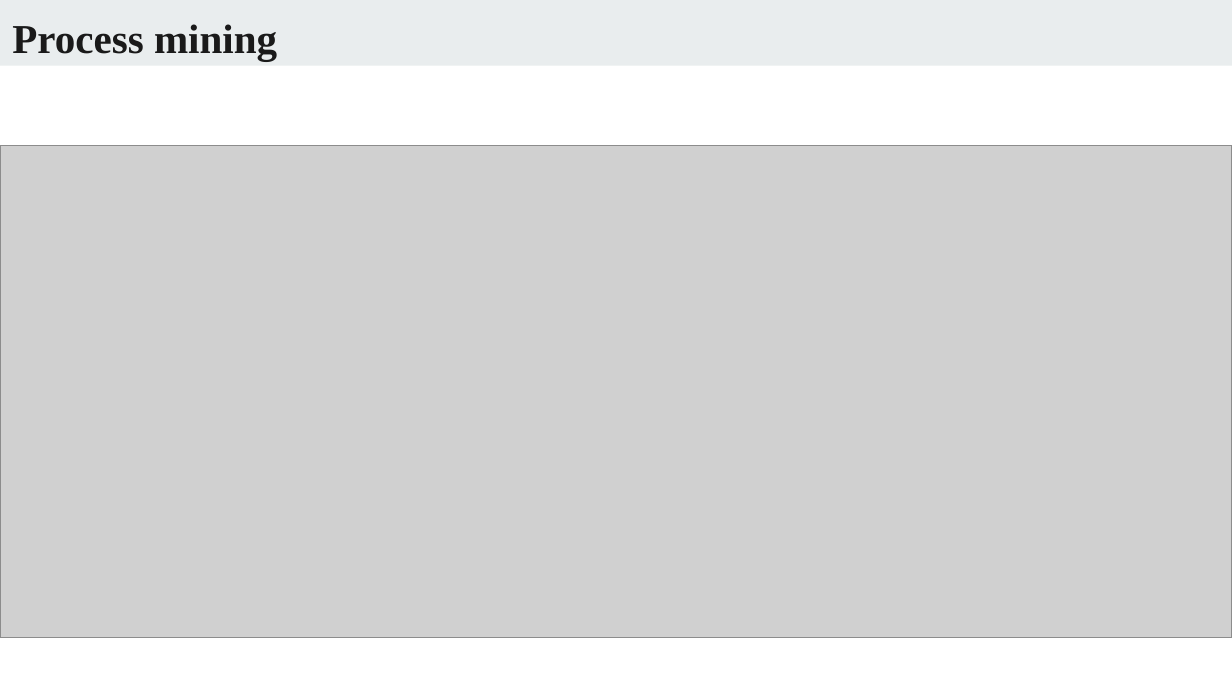
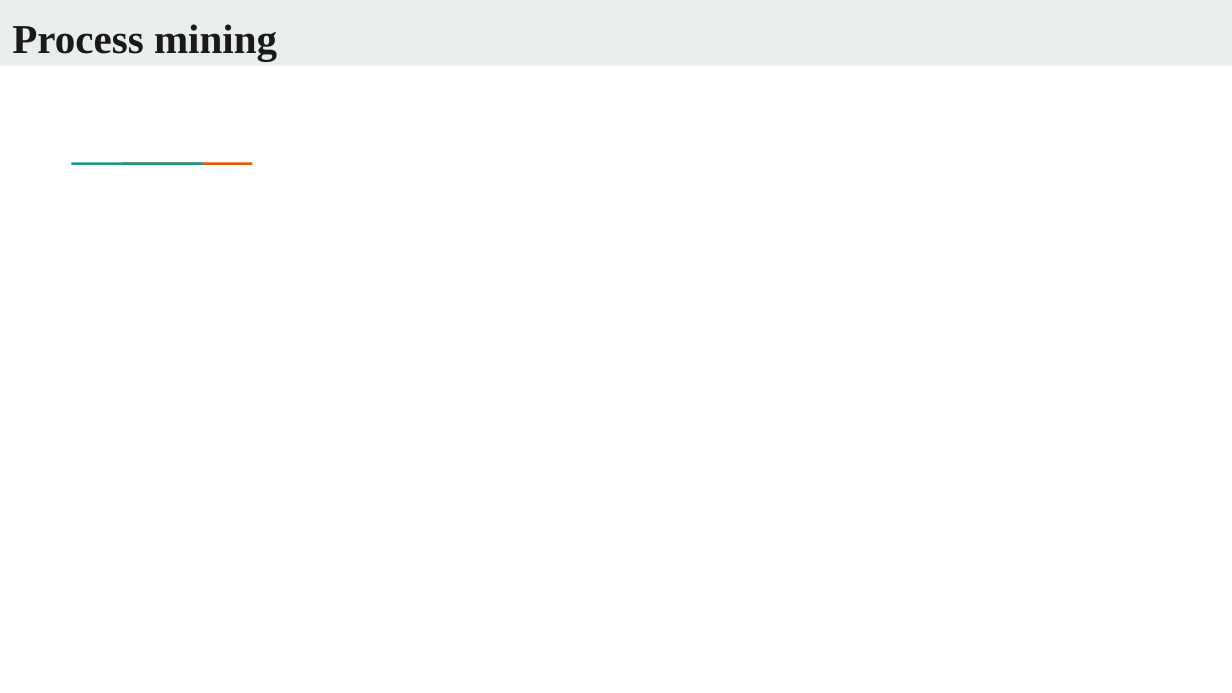
Before and after one commit to PhilippPan/DiplomaKP11, a slide deck: slide 15 of Презентация дипломной работы.pptx (slide 10 before the commit). Drawn at 1232x693 pixels with LibreOffice and Linux fonts; fonts in the diff are those of the drawing; grey boxes stand for pictures; background and template pictures are left out. Boxes give left, top, right and bottom in pixels: in the first picture for what was removed or moved away, otherwise in the second. Text is boxed around its words. In the diff, an @@ line names an element or a change of style, - is before the commit and + after.

```diff
--- a/Презентация дипломной работы.pptx
+++ b/Презентация дипломной работы.pptx
@@ picture removed at (0, 145, 1232, 638) @@
@@ rectangle added at (112, 160, 163, 166), fill #1A9988 @@
@@ rectangle added at (161, 160, 212, 166), fill #EB5600 @@
```
Also in this commit, not shown: 1 other slide changed, 13 slides added.
